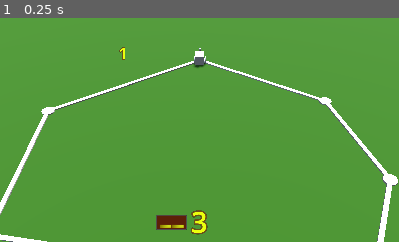
Above: before the commit, frame 1.
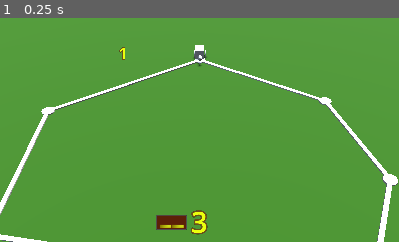
Above: after the commit, the same moment.

Repository: squirrelsoftcompany/LD58
Game: Godot game, scene res://scene/map.tscn
Same seed, same stepped clock (60 frames per second), same inputs: the game is played once before the commit and once after it.
Inputs:
- Up to frame 1 (0.25 s): no input
The pictures show only the part of the screen within x 24-74%, y 0-50%; the shares and areas given below are measured in that part.

The runs differ from the first frame. In frame 1, 0.2% of the frame differs, in the area x 48-52%, y 12-23%.

Commit message:
coravan gotta collect

Diff:
--- a/Scripts/caravan.gd
+++ b/Scripts/caravan.gd
@@ -3,6 +3,7 @@
 var current_zone : Place
 var next_zone : Place
 var movement_tween : Tween
+var gold : int = 0
 
 @export var capital : Node3D
 @export var food : int = 10
@@ -11,15 +12,19 @@
 	position = capital.position
 	GlobalEventHolder.turnEnd.connect(_move)
 	GlobalEventHolder.loopStart.emit() ## TODO game bootup sequence
+	print("TODO: caravan still starts the loop")
 
 func _move(x:Place):
 	next_zone = x
+	look_at(next_zone.position)
 	movement_tween = create_tween()
 	movement_tween.tween_property(self,"position",next_zone.position,0.5)
 	movement_tween.tween_callback(_move_done)
 
 func _move_done():
 	current_zone = next_zone
+	gold += current_zone.taxable
+	print("TODO: show gold collected, it's ",gold," btw")
 	if current_zone == capital :
 		GlobalEventHolder.loopEnd.emit()
 	else:
--- a/scene/caravan.tscn
+++ b/scene/caravan.tscn
@@ -22,6 +22,7 @@
 script = ExtResource("1_m368y")
 
 [node name="WorldVis" type="Node3D" parent="."]
+transform = Transform3D(-1, 0, -8.742278e-08, 0, 1, 0, 8.742278e-08, 0, -1, 0, 0, 0)
 
 [node name="Cart" type="MeshInstance3D" parent="WorldVis"]
 transform = Transform3D(1, 0, 0, 0, 1, 0, 0, 0, 1, 0, 0.6, -0.6202994)
